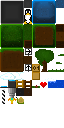
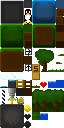
Revision of a layered 64px x 128px image; what changed, layer by layer:
removed layer "Pasted Layer" over [24, 88, 32, 96]
painted on "Background" over [0, 8, 64, 128]
